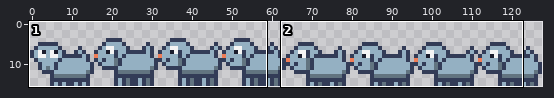
Edited in one commit: sprite sheet (ufo-game/Spritesheets/UFO Dog 2.png). The first picture is a wide view before the edit; the outline marks the close-up.
Close-up. Earlier state:
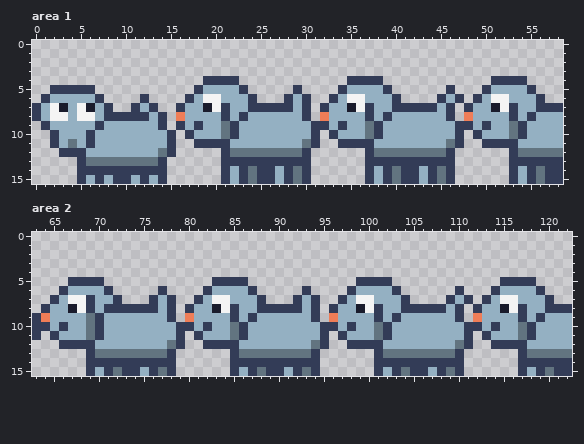
The file is 128x16 pixels. Shown: area 1: x 0..58, y 0..15; area 2: x 63..122, y 0..15.
The same view after the edit:
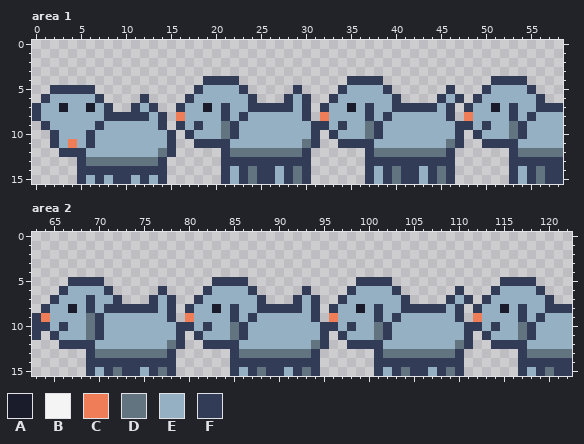
Palette (. is transparent): A #1a1c2c  B #f4f4f4  C #ef7d57  D #627480  E #94b0c2  F #333c57
Diff:
Changed rows in their new state; - is an unchanged pixel.
Area 1:
first column x 2:
 6 -----------------EE--------------EE--------------EE
 7 E--E--------------E---------------E---------------E
 8 EE-EE----------------------------------------------
11 --C------------------------------------------------
Area 2:
first column x 67:
 7 EE--------------EE--------------EE--------------EE
 8 -E---------------E---------------E---------------E
Where, in picture pixels (left, top, right, bottom), the same in both close-ups:
changed: (203, 94, 221, 112)
changed: (347, 94, 365, 112)
changed: (491, 94, 509, 112)
changed: (50, 103, 95, 148)
changed: (68, 295, 86, 313)
changed: (212, 295, 230, 313)
changed: (356, 295, 374, 313)
changed: (500, 295, 518, 313)
